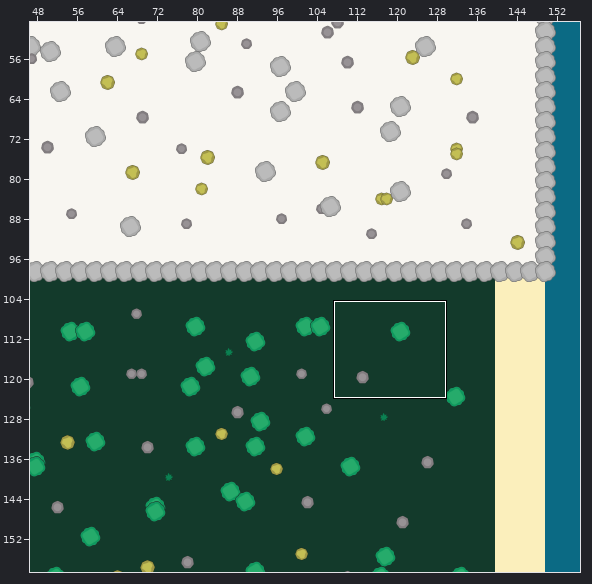
Tiled map, stored at maps/map1.tmx. The first picture is a wide view before the edit; the outline marks the close-up.
Close-up. Before the commit:
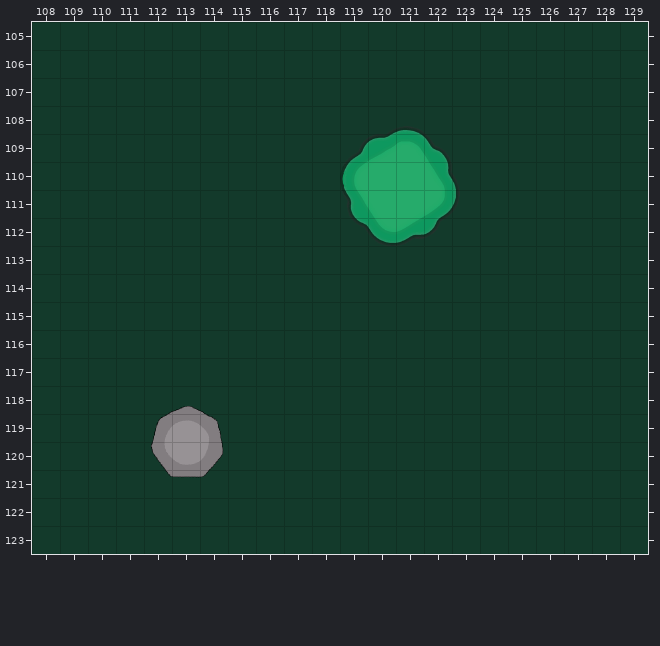
Cells are 70x70 px. Shown: x 108..129, y 105..123. The commit also changed other parts of the map, which this record leaves out.
The same view after the edit:
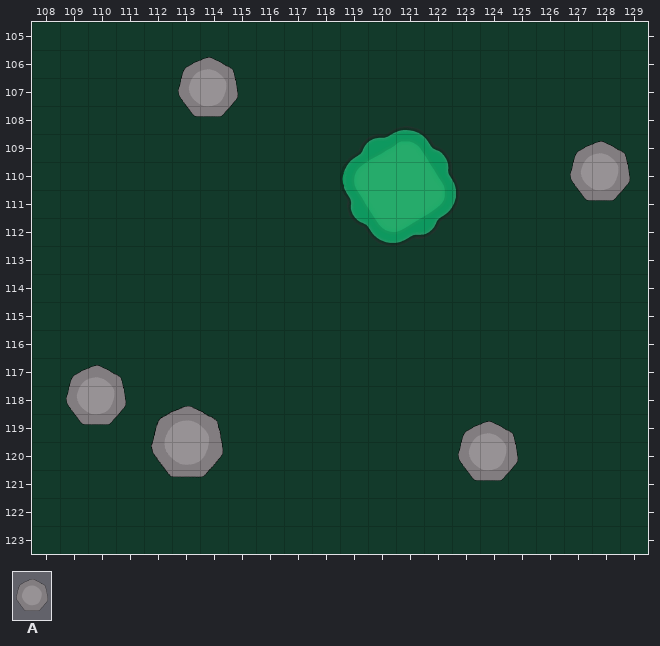
Key: from "resources": A 1 "stone1".
_ is an empty cell.
Difference:
{"where": "layer \"stone, wood,\""}
{"y":108,"x":113,"old":"_","new":"A"}
{"y":111,"x":127,"old":"_","new":"A"}
{"y":119,"x":109,"old":"_","new":"A"}
{"y":121,"x":123,"old":"_","new":"A"}
{"label":"added","picture_box":[178,57,239,117]}
{"label":"added","picture_box":[570,141,631,201]}
{"label":"added","picture_box":[66,365,127,425]}
{"label":"added","picture_box":[458,421,519,481]}
